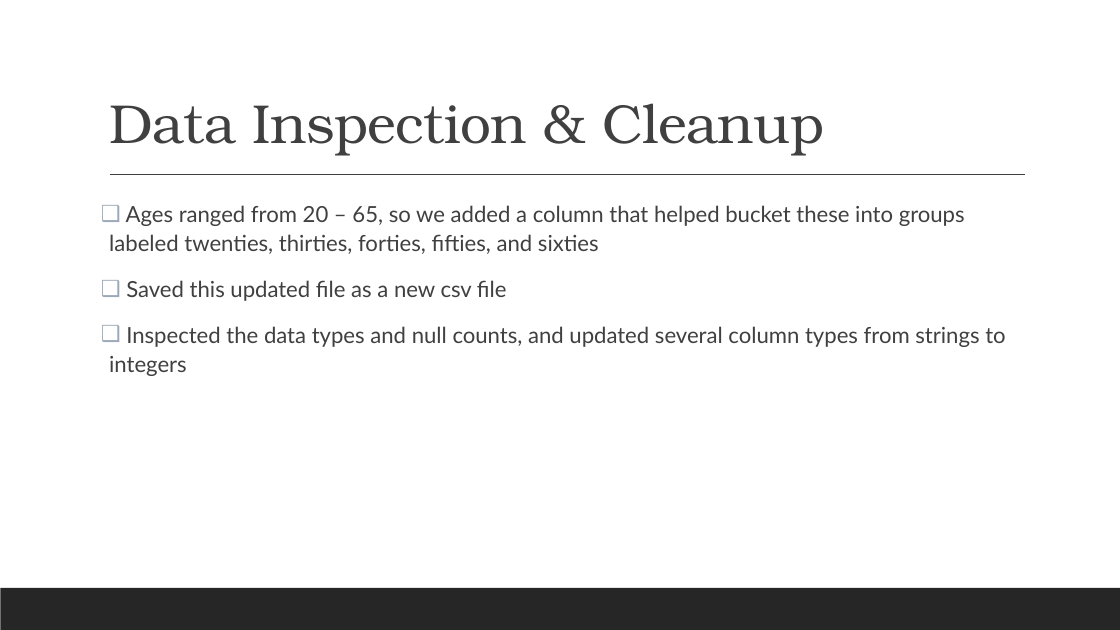
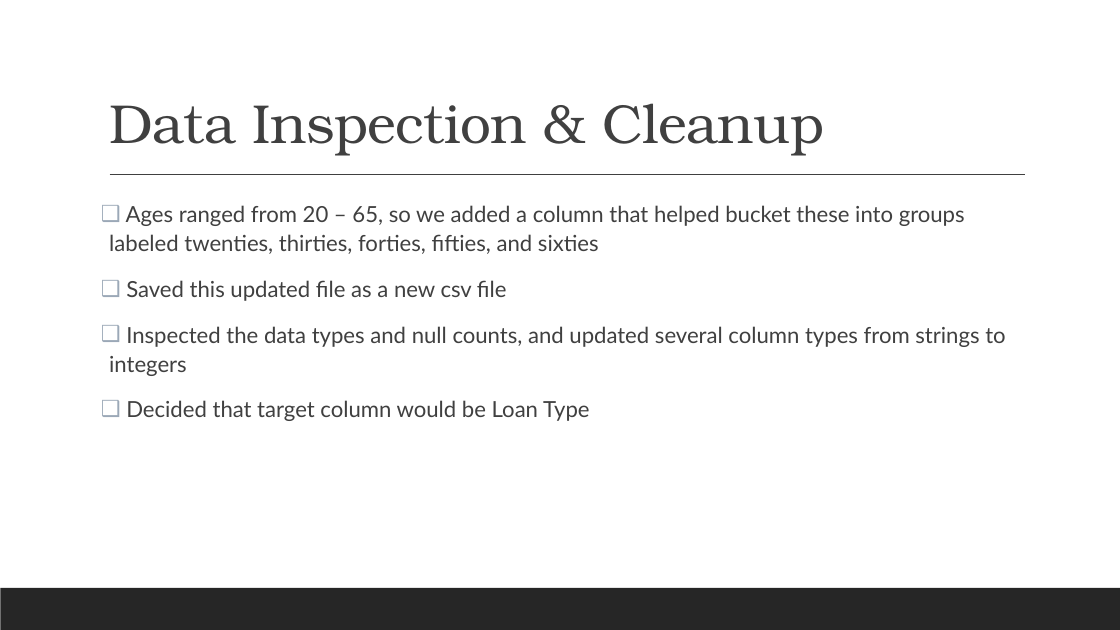
Before and after one commit to mrbowman86/Credit_Loan_Analysis, a slide deck: slide 4 of Credit_Loan_Analysis_PPT.pptx. Drawn at 1120x630 pixels with LibreOffice and Linux fonts; fonts in the diff are those of the drawing. Boxes give left, top, right and bottom in pixels: in the first picture for what was removed or moved away, otherwise in the second. Text is boxed around its words. In the diff, an @@ line names an element or a change of style, - is before the commit and + after.

```diff
--- a/Credit_Loan_Analysis_PPT.pptx
+++ b/Credit_Loan_Analysis_PPT.pptx
@@ text at [126,400,590,421]: paragraph added @@
+❑ Decided that target column would be Loan Type
```
Also in this commit, not shown: 4 other slides changed.
